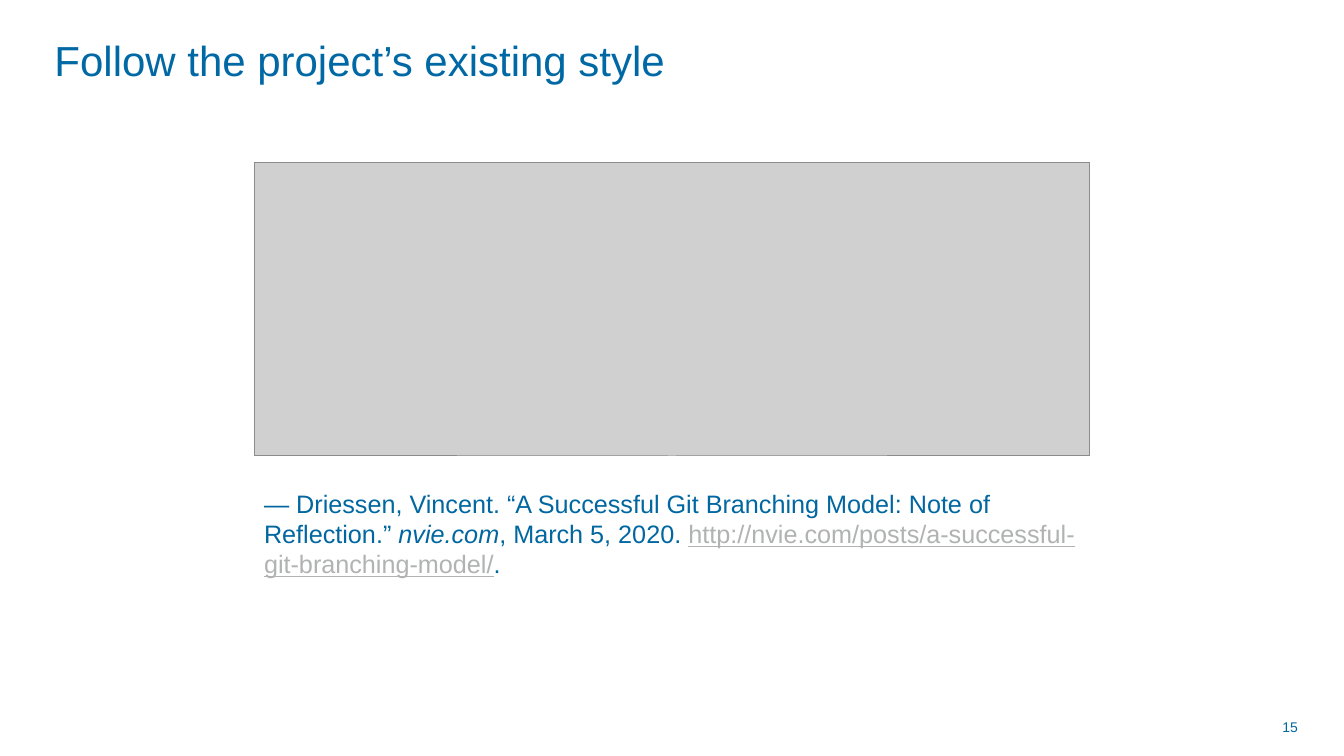
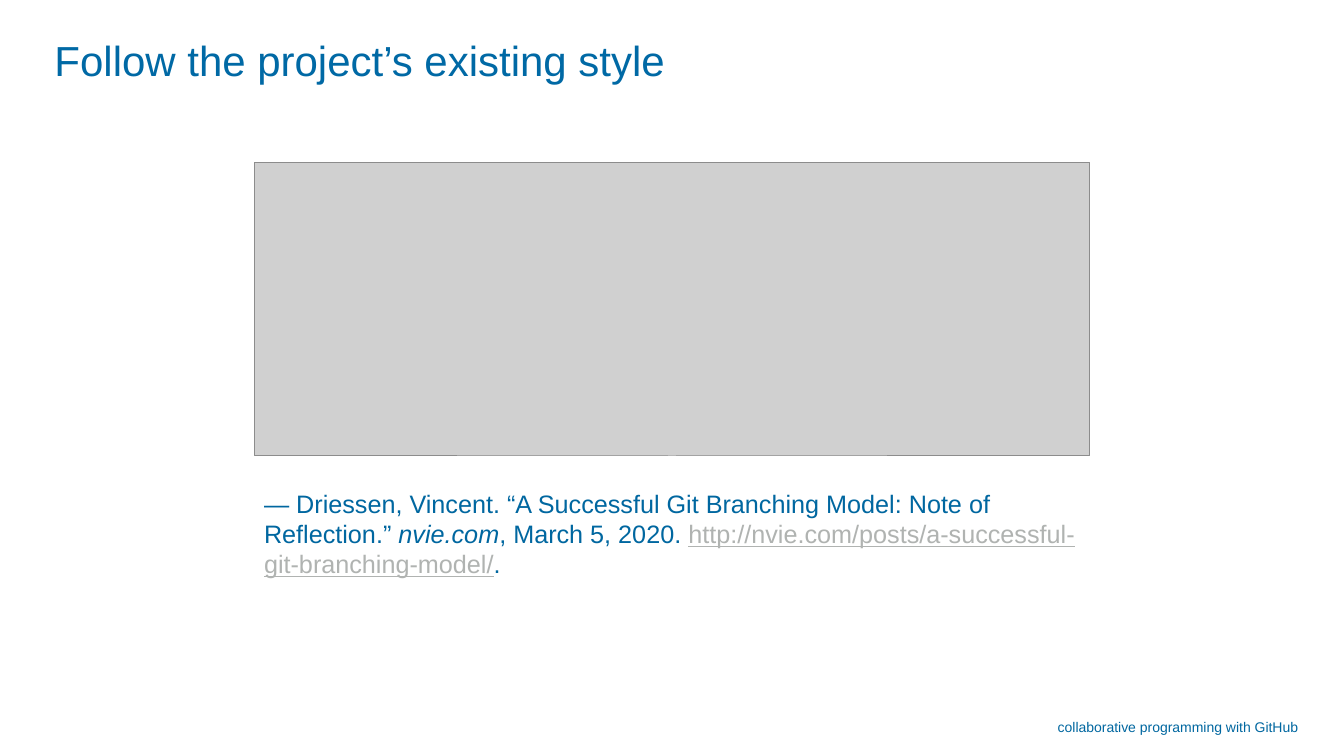
Before and after one commit to childmindresearch/MoBI-Retreat-2024-Collaborative-programming-with-GitHub, a slide deck: slide 17 of collaborative-programming/slides.pptx (slide 15 before the commit). Drawn at 1344x756 pixels with LibreOffice and Linux fonts; fonts in the diff are those of the drawing; grey boxes stand for pictures; background and template pictures are left out. Boxes give left, top, right and bottom in pixels: in the first picture for what was removed or moved away, otherwise in the second. Text is boxed around its words. In the diff, an @@ line names an element or a change of style, - is before the commit and + after.

```diff
--- a/collaborative-programming/slides.pptx
+++ b/collaborative-programming/slides.pptx
@@ text at (x1=1058, y1=722, x2=1298, y2=735): text changed @@
-15
+collaborative programming with GitHub
```
Also in this commit, not shown: 20 other slides changed, 9 slides added, 1 slide removed.
